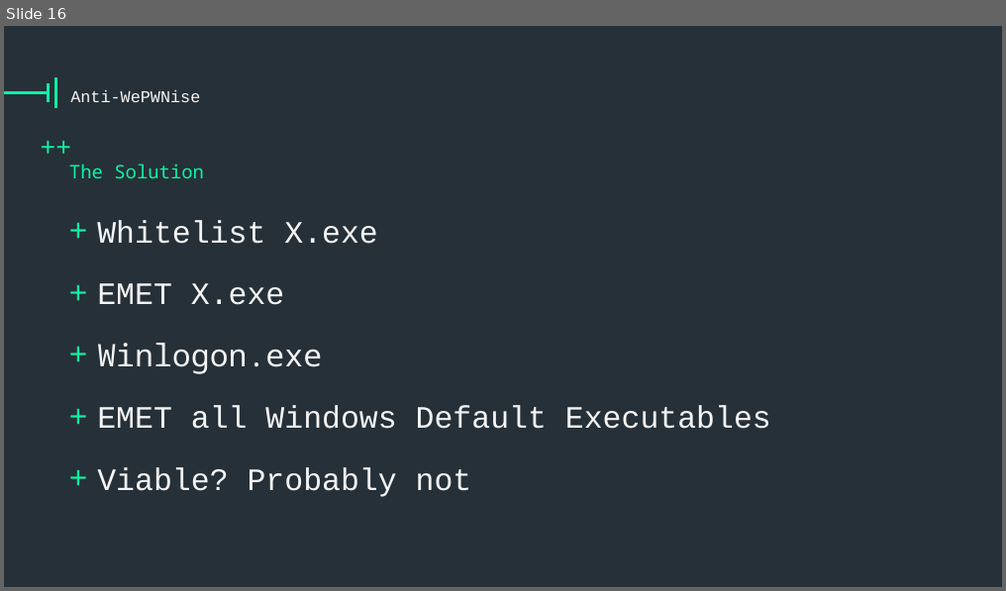
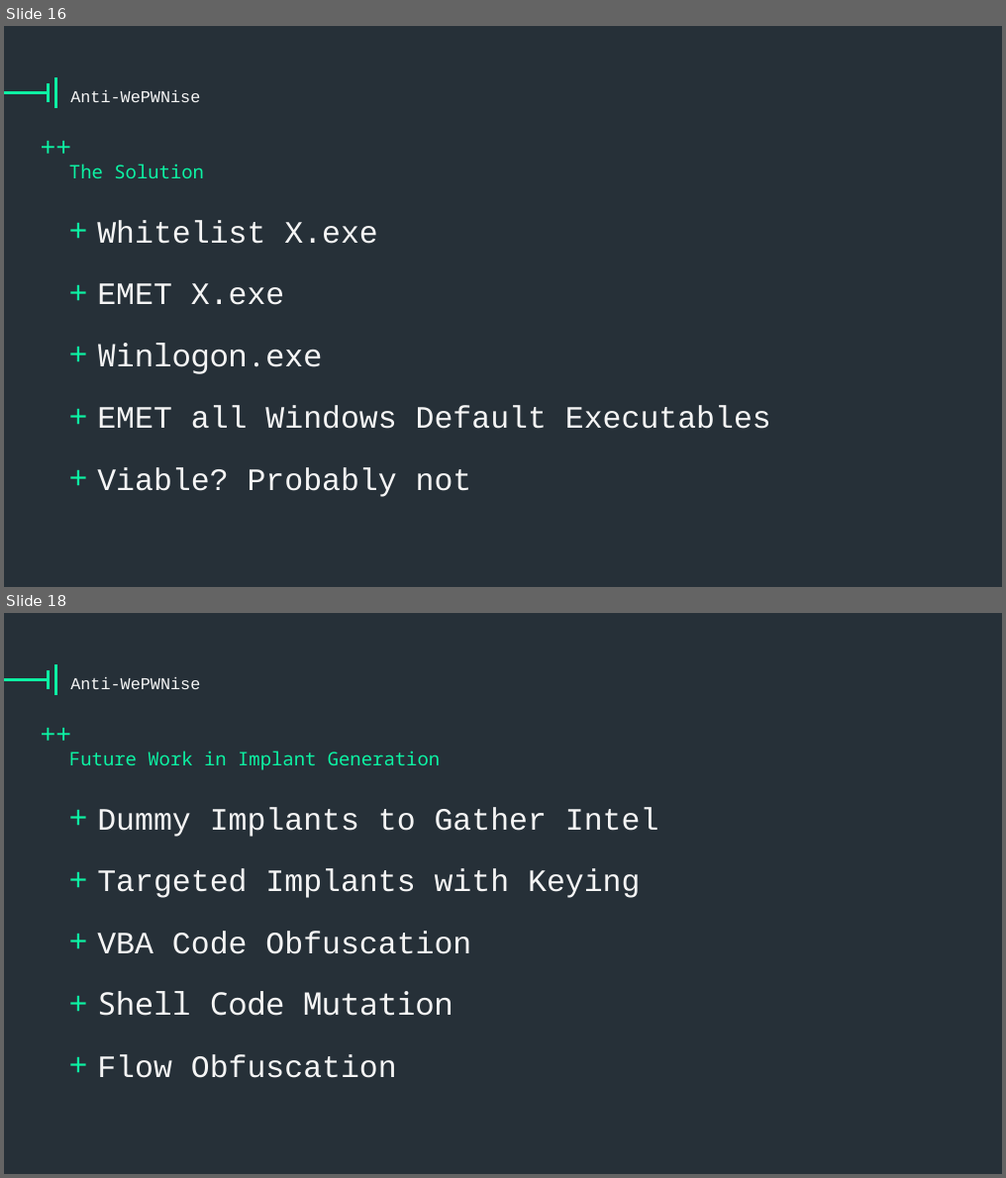
Before and after one commit to vysec/wepwnise-presentation, a slide deck: one-template-to-rule-them-all_emet-part.pptx. Shown one above the other, each under a label of ours: slide 16 before the commit, slides 16 and 18 after it; the slides between them are not shown. The pictures are 1006x591 and 1006x1178 pixels, drawn with LibreOffice and Linux fonts; fonts in the diff are those of the drawing; background and template pictures are left out. Boxes give left, top, right and bottom in pixels: in the first picture for what was removed or moved away, otherwise in the second. Text is boxed around its words. In the diff, an @@ line names an element or a change of style, - is before the commit and + after.

```diff
--- a/one-template-to-rule-them-all_emet-part.pptx
+++ b/one-template-to-rule-them-all_emet-part.pptx
@@ slide 18 added at [4, 613, 1002, 1174], background #263038; not listed: 4 template elements that a slide beside it also shows @@
@@ title added at [70, 677, 200, 689], 32 pt, text #F5F5F5 @@
+Anti-WePWNise
@@ text added at [69, 751, 440, 770], 36 pt, text #0DF2A3 @@
+Future Work in Implant Generation
@@ text added at [97, 807, 659, 1078], 60 pt, text #F5F5F5 @@
++ Dummy Implants to Gather Intel
++ Targeted Implants with Keying
++ VBA Code Obfuscation
++ Shell Code Mutation
++ Flow Obfuscation
```
Also in this commit, not shown: 2 slides changed, 1 other slide added.
